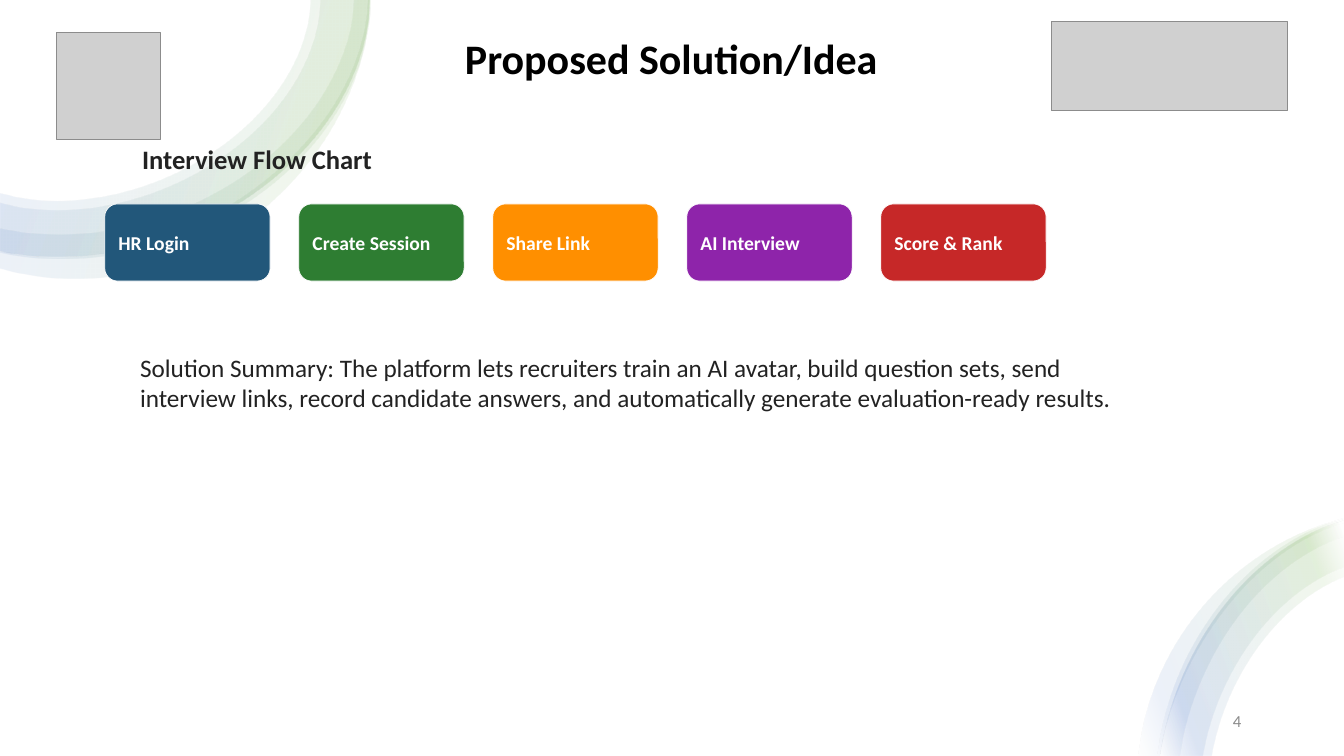
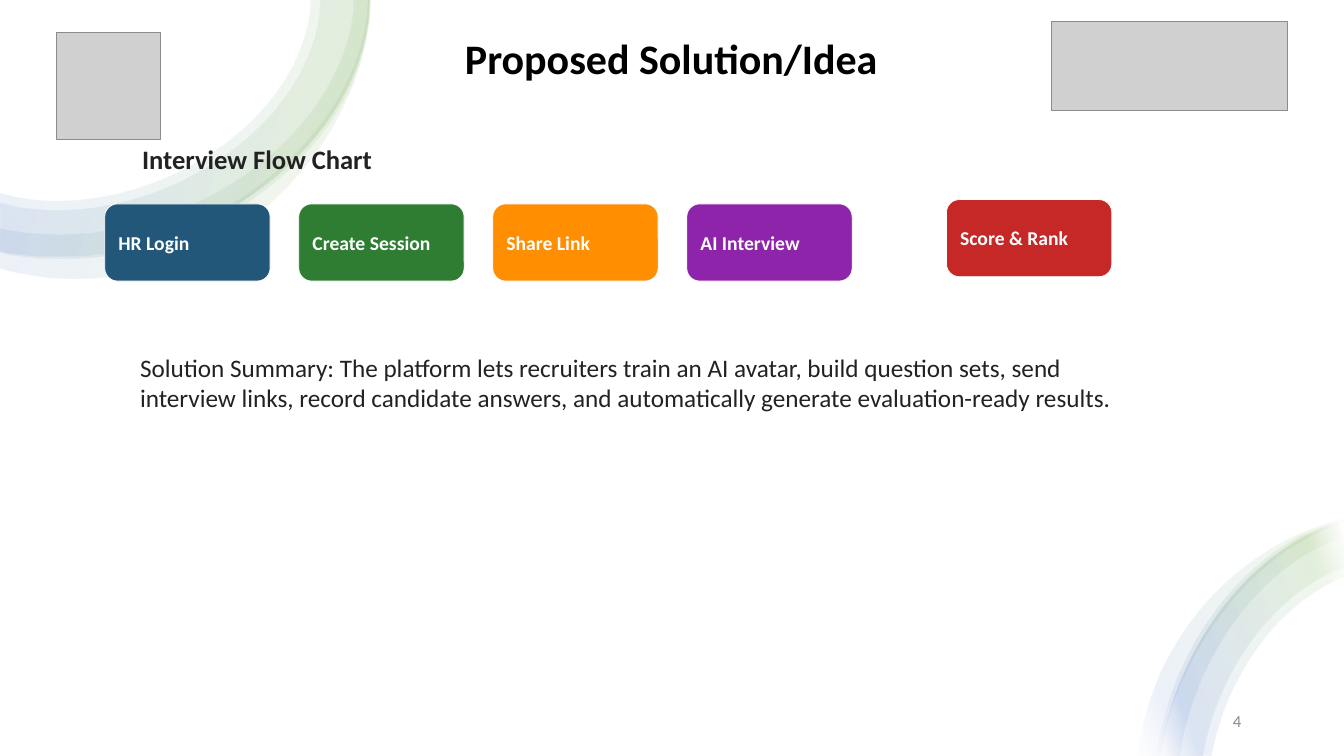
Before and after one commit to Shlokabhishek/Interview_Taker, a slide deck: slide 4 of AI_Viewers_Hackathon_Presentation_v2.pptx. Drawn at 1344x756 pixels with LibreOffice and Linux fonts; fonts in the diff are those of the drawing; grey boxes stand for pictures. Boxes give left, top, right and bottom in pixels: in the first picture for what was removed or moved away, otherwise in the second. Text is boxed around its words. In the diff, an @@ line names an element or a change of style, - is before the commit and + after.

```diff
--- a/AI_Viewers_Hackathon_Presentation_v2.pptx
+++ b/AI_Viewers_Hackathon_Presentation_v2.pptx
@@ text "->": place and size @@
-text "->" at bbox=[860, 223, 880, 245]
+text "->" at bbox=[890, 191, 910, 213]
@@ rounded rectangle "Score & Rank": place and size @@
-rounded rectangle "Score & Rank" at bbox=[881, 204, 1047, 281]
+rounded rectangle "Score & Rank" at bbox=[947, 200, 1112, 277]
```
Also in this commit, not shown: 2 other slides changed, 3 other files.
